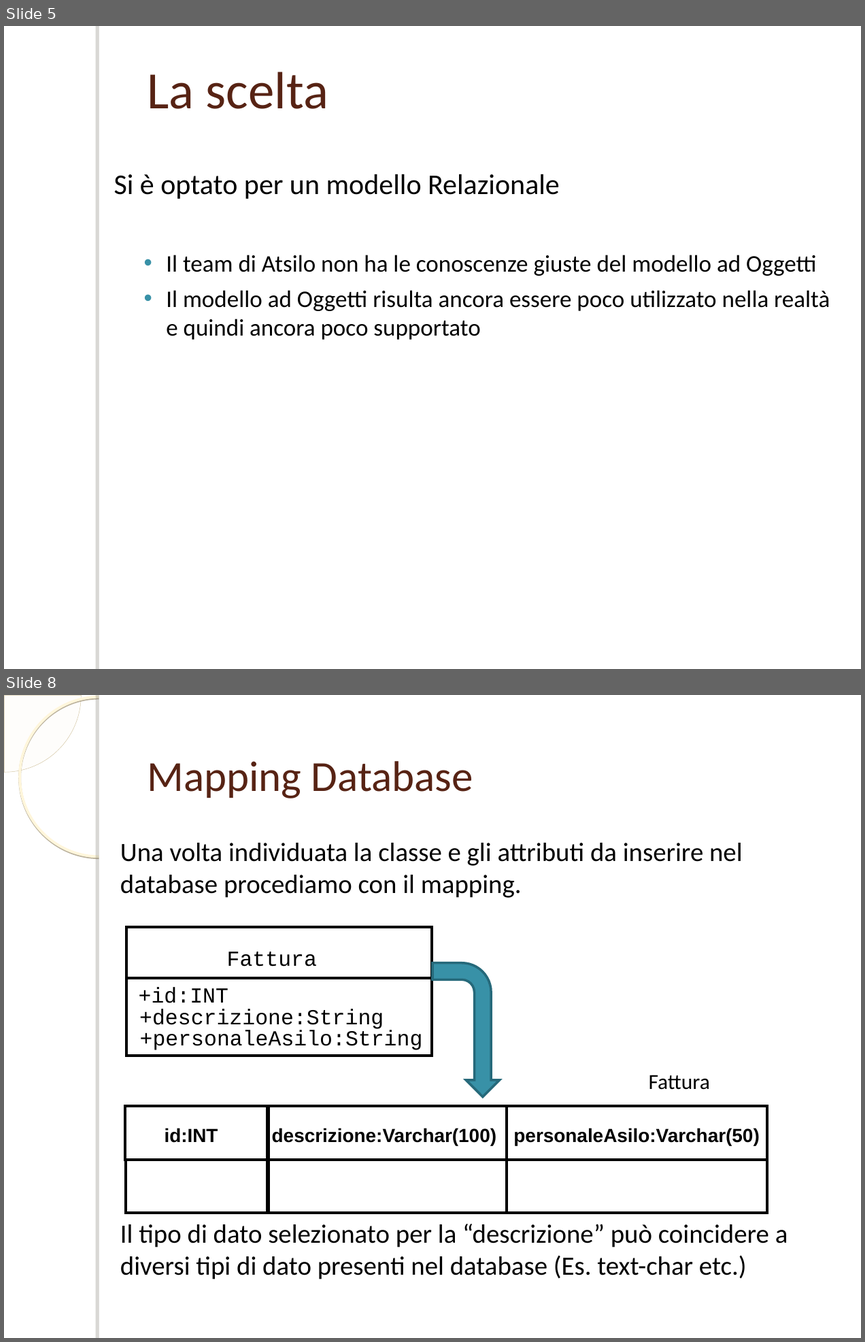
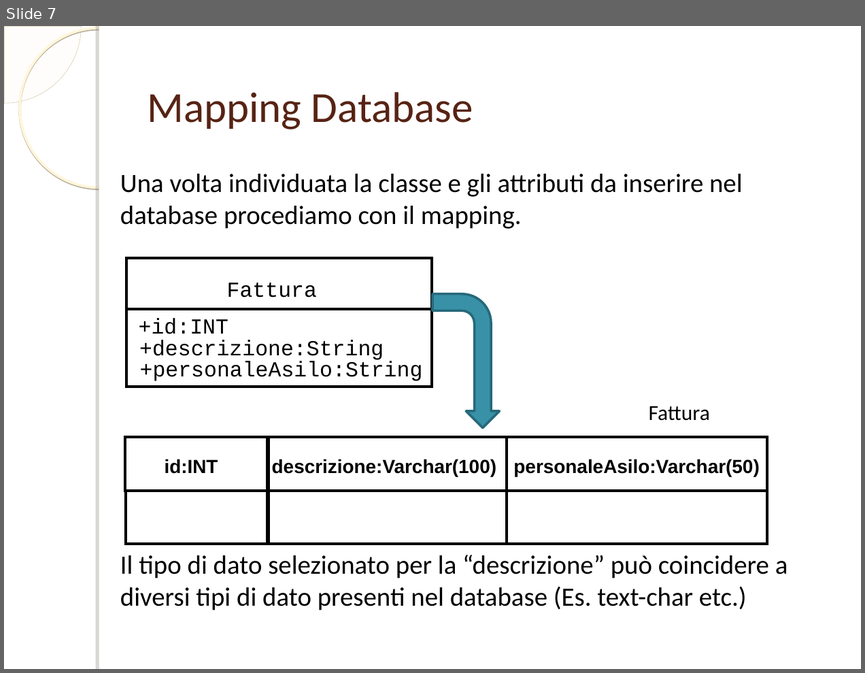
Before and after one commit to ammirate/at-silo, a slide deck: documenti_comuni/PresentazioneDB.ppt. Shown one above the other, each under a label of ours: slides 5 and 8 before the commit, slide 7 after it; the slides between them are not shown. The pictures are 865x1342 and 865x673 pixels, drawn with LibreOffice and Linux fonts; fonts in the diff are those of the drawing; background and template pictures are left out. Boxes give left, top, right and bottom in pixels: in the first picture for what was removed or moved away, otherwise in the second. Text is boxed around its words. In the diff, an @@ line names an element or a change of style, - is before the commit and + after.

```diff
--- a/documenti_comuni/PresentazioneDB.ppt
+++ b/documenti_comuni/PresentazioneDB.ppt
@@ slide 5 removed at [4,26,861,669], background picture (left out); not listed: 1 template element that a slide beside it also shows @@
@@ text removed at [147,72,328,109] @@
-La scelta
@@ text removed at [114,174,830,339] @@
-Si è optato per un modello Relazionale
-  • Il team di Atsilo non ha le conoscenze giuste del modello ad Oggetti
-  • Il modello ad Oggetti risulta ancora essere poco utilizzato nella realtà e quindi ancora poco supportato
@@ what was slide 8 is now slide 7 @@
```
Also in this commit, not shown: 3 slides changed, 9 slides added, 9 other slides removed.
